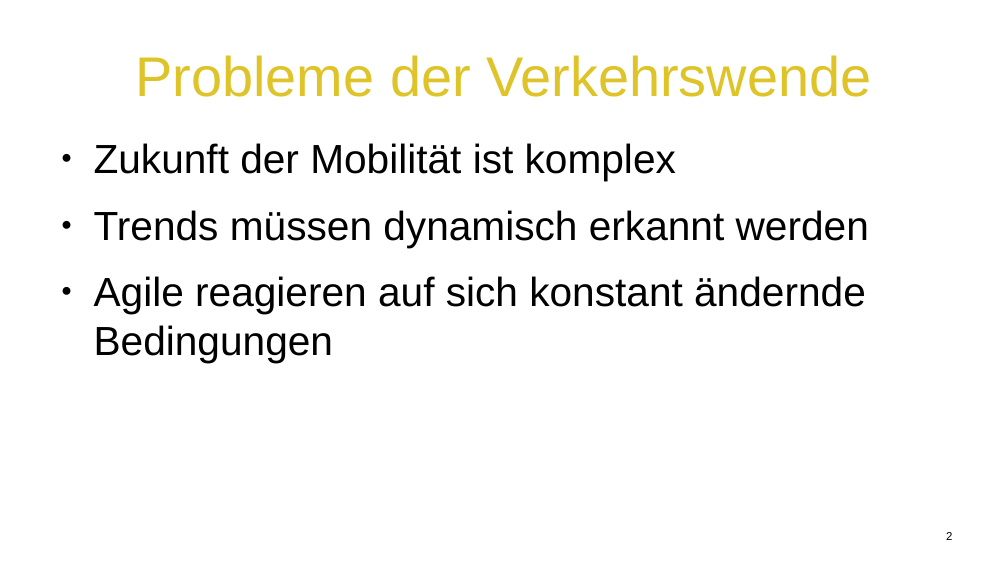
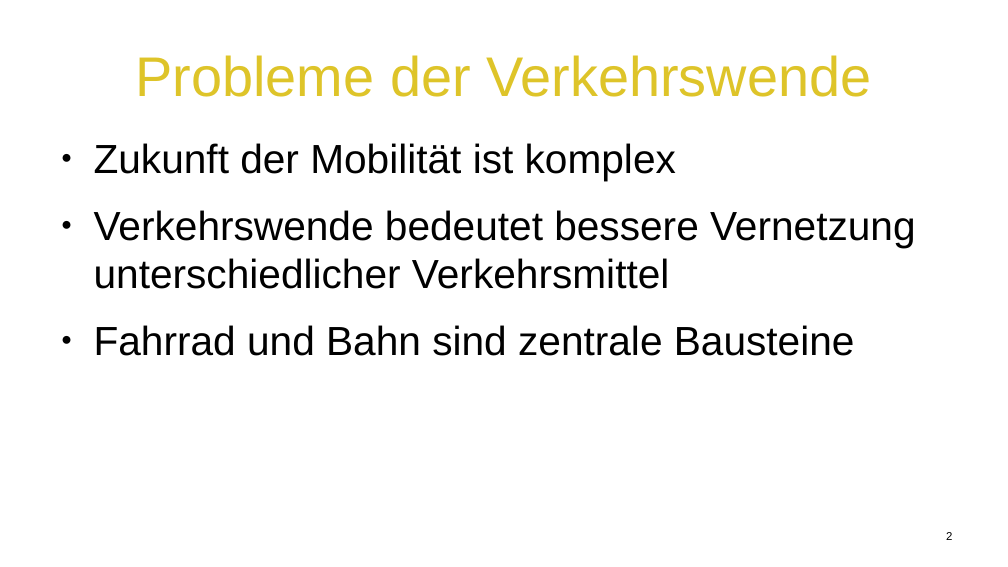
Before and after one commit to ohneBohne/Data_Challenges, a slide deck: slide 2 of EVP.odp. Drawn at 1008x567 pixels with LibreOffice and Linux fonts; fonts in the diff are those of the drawing; background and template pictures are left out. Boxes give left, top, right and bottom in pixels: in the first picture for what was removed or moved away, otherwise in the second. Text is boxed around its words. In the diff, an @@ line names an element or a change of style, - is before the commit and + after.

```diff
--- a/EVP.odp
+++ b/EVP.odp
@@ text at [94,210,916,356]: text changed @@
-● Trends müssen dynamisch erkannt werden
-● Agile reagieren auf sich konstant ändernde Bedingungen
+● Verkehrswende bedeutet bessere Vernetzung unterschiedlicher Verkehrsmittel
+● Fahrrad und Bahn sind zentrale Bausteine
```
Also in this commit, not shown: 2 other slides changed, 2 slides added, 2 slides removed, 10 other files.
